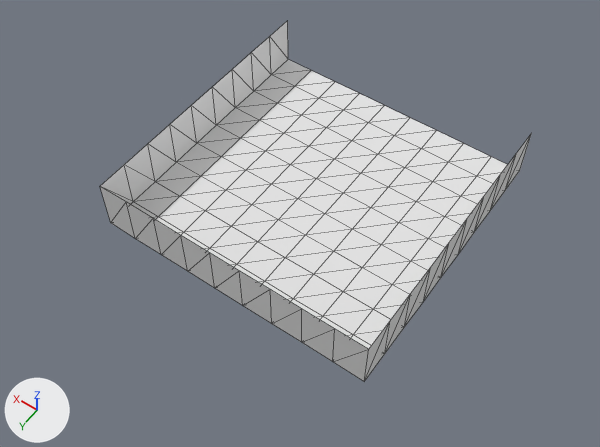
Before and after pictures for a commit that changed the OBJ model ld32_foodfight/assets/ld32_foodfight_env.obj.
Both versions are drawn from a 50 mm camera at (-20.0, 30.4, 43.5) aimed at (-0.8, 3.5, 1.2). The lights are fixed; the arrows at lower left show +X, +Y and +Z. Mesh edges are drawn as thin lines. Where no turn or scale is listed for an object, it has been applied to the vertices.

Script lines for the objects in view, before the commit:
```python
me_grid = bpy.data.meshes.new('Grid')
me_grid.from_pydata(...)  # 128 vertices, 216 faces; spans x -10.0..10.0, y -10.0..10.0, z 0.0..3.8
ob_grid = bpy.data.objects.new('Grid', me_grid)
ob_grid.location = (0.0, 0.0, 0.0)
```
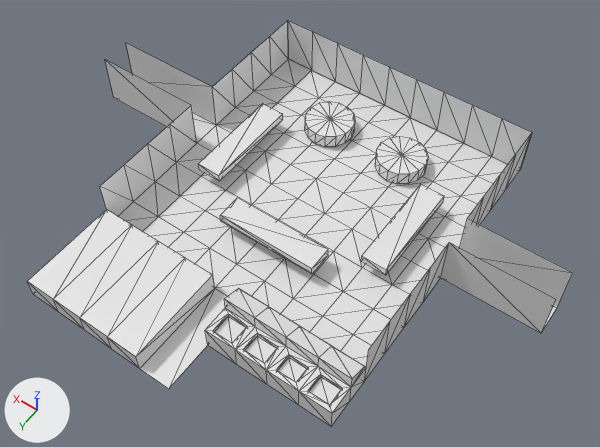
Boxes [x1, y1, x2, y2] around the edits, measured in the pictures (600 x 447 px):
'Grid', reshaped (26% wider, 12% taller)
    before: [100, 21, 532, 381]
    after: [27, 21, 573, 426]
part 1 of me_grid, added
    after: [220, 198, 328, 274]
part 2 of me_grid, added
    after: [198, 103, 283, 181]
part 3 of me_grid, added
    after: [361, 184, 444, 275]
part 4 of me_grid, added
    after: [375, 136, 428, 184]
part 5 of me_grid, added
    after: [305, 102, 355, 147]
part 6 of me_grid, built on
    before: [100, 21, 467, 381]
    after: [27, 21, 573, 426]

Diff of the bpy script that builds the scene:
```diff
--- a/ld32_foodfight/assets/ld32_foodfight_env.obj.py
+++ b/ld32_foodfight/assets/ld32_foodfight_env.obj.py
@@ me_grid @@
 # used by ob_grid; location = (0.0, 0.0, 0.0)
-me_grid.from_pydata(...)  # 128 vertices, 216 faces; spans x -10.0..10.0, y -10.0..10.0, z 0.0..3.8
+me_grid.from_pydata(...)  # 314 vertices, 504 faces; spans x -16.9..18.1, y -10.0..16.9, z 0.0..3.8
+# me_grid part 1: a new loose piece, a box spanning x -3.6..3.6, y 4.4..6.2, z 1.01..1.61
+# me_grid part 2: a new loose piece, a box spanning x 5.79..7.59, y -3.6..3.6, z 1.01..1.61
+# me_grid part 3: a new loose piece, a box spanning x -7.35..-5.55, y -3.6..3.6, z 1.01..1.61
+# me_grid part 4: a new loose piece of 31 vertices spanning x -4.8..-1.2, y -7.3..-3.7, z 0.1..1.1
+# me_grid part 5: a new loose piece of 31 vertices spanning x 1.2..4.8, y -7.3..-3.7, z 0.1..1.1
+# me_grid part 6
+# 7 vertices are removed from x -7.8..7.8, y 10.0, z 3.8
+# 60 faces are deleted
+# 1 vertex moves from x 1.1, y 10.0, z 3.8 to x 1.1, y 10.0, z 1.4
+# 55 vertices are added at x -16.9..18.1, y -10.0..16.9, z 0.0..3.8
+# 5 new vertices lie (0.0, 0.0, 1.7) away from vertices in x -10.0..-1.1, y 10.0, z 0.0
+# 5 new vertices lie (0.0, 0.2, 0.5) away from vertices in x -10.0..-1.1, y 10.0, z 1.7
+# 5 new vertices lie (0.0, 1.3, 0.5) away from vertices in x -10.0..-1.1, y 10.2, z 2.2
+# 5 new vertices lie (0.0, 0.0, -1.0) away from vertices in x -10.0..-1.1, y 11.5, z 2.7
+# 5 new vertices lie (0.0, 1.9, 0.0) away from vertices in x -10.0..-1.1, y 11.5, z 1.7
+# 7 new vertices lie (0.0, 0.0, -1.7) away from vertices in x -10.0..-1.1, y 11.5..13.4, z 1.7
+# 5 new vertices lie (0.0, 0.0, 1.4) away from vertices in x 3.3..10.0, y 10.0..16.9, z 0.0
+# 8 new vertices lie (0.0, 1.3, 0.0) away from vertices in x -9.6..-3.7, y 11.8, z 1.4..1.7
+# 7 new vertices lie (0.0, 0.0, 3.8) away from vertices in x -10.0..10.0, y -10.0, z 0.0
+# 222 new faces join them
```
